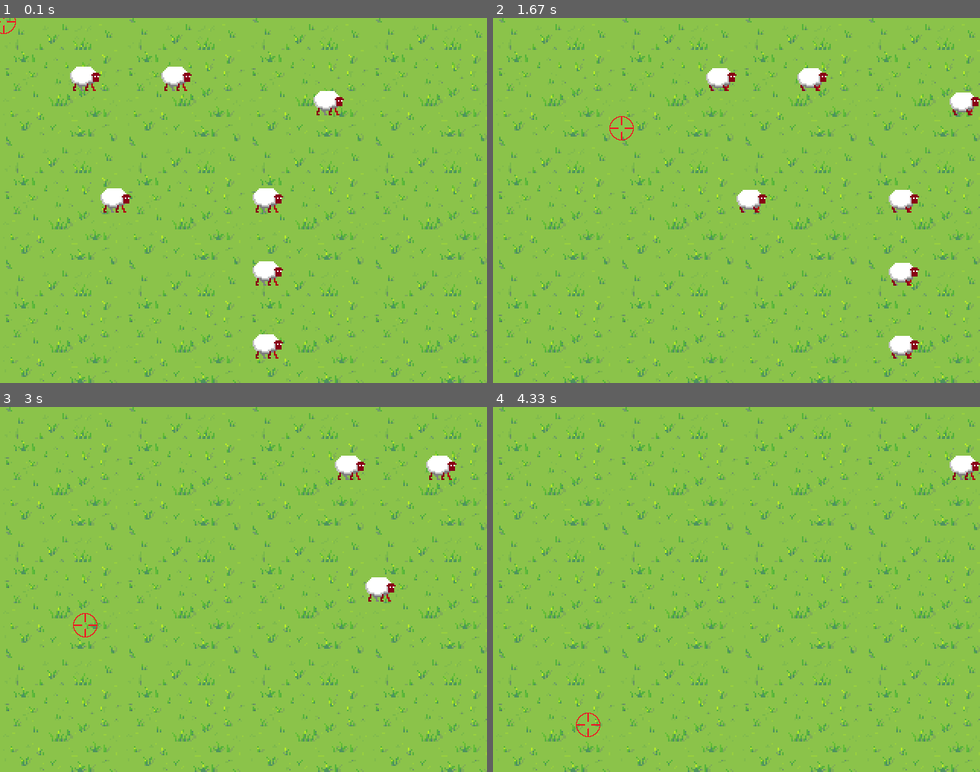
Above: before the commit, frames 1-4 (two rows, left to right).
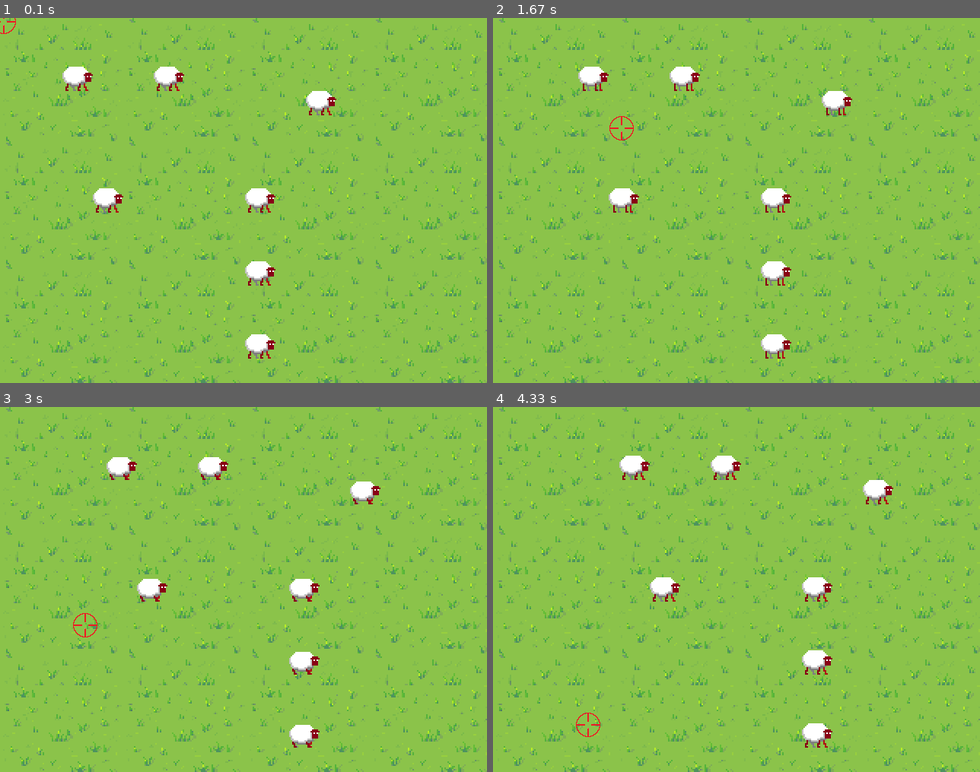
Above: after the commit, the same moments.

Repository: HoweZae/pygame
Game: pygame game, started from sheeper/main.py
Two runs of this game, one before a commit and one after it. Both use one fixed random seed, a clock stepped at 60 frames per second and the inputs below.
Inputs (mouse positions are in pixels of both pictures, inside the frame that each line leads up to):
- Up to frame 1 (0.1 s): no input
- Up to frame 2 (1.67 s): click (736, 200) at 0.38 s; click (785, 280) at 0.72 s; click (916, 328) at 1.05 s; click (619, 127) at 1.38 s
- Up to frame 3 (3 s): click (243, 633) at 1.72 s; click (175, 512) at 2.05 s; click (413, 684) at 2.38 s; click (87, 626) at 2.72 s
- Up to frame 4 (4.33 s): click (595, 520) at 3.05 s; click (619, 655) at 3.38 s; click (911, 673) at 3.72 s; click (590, 724) at 4.05 s

The runs differ from the first frame. In frame 1, 2.0% of the frame differs, in the area x 12-71%, y 13-94%; in frame 2, 3.9%, in the area x 17-100%, y 13-94%; in frame 3, 2.8%; in frame 4, 2.3%.

Commit message:
animated sprites (finally!)

Diff:
--- a/sheeper/script/classes.py
+++ b/sheeper/script/classes.py
@@ -12,7 +12,7 @@
         pass
 
 class Sheep(pygame.sprite.Sprite):
-    state_dict = {
+    frames = {
         0: (0,0,20,16),     # 1
         1: (20,0,40,16),    # 2
         2: (40,0,60,16),    # 3
@@ -26,28 +26,28 @@
 
     def __init__(self, pos):
         super().__init__()
-        self.state = 0
+        self.tick = 0
+        self.frame = 0
 
         image = pygame.Surface((20,16), pygame.SRCALPHA)
-        image.blit(self.source, (0,0), self.state_dict[int(self.state)])
+        image.blit(self.source, (0,0), self.frames[0])
         self.image = image
 
         self.rect = self.image.get_rect()
         self.rect.topleft = pos
 
     def update(self):
-        self.state += 0.2
-        if self.state > 7:
-            self.state = 0
+        self.tick += 1
 
-        state = int(self.state)
+        frame = (self.tick // 6) % 8
 
         image = pygame.Surface((20,16), pygame.SRCALPHA)
-        image.blit(self.source, (0,0), self.state_dict[state])
+        image.blit(self.source, (0,0), self.frames[frame])
         self.image = image
 
-        # if state % 2 == 0:
-        self.rect.left += 1
+        if frame != self.frame:
+            self.rect.left += 1
+            self.frame = frame
 
     def changeDir(self):
         pass
